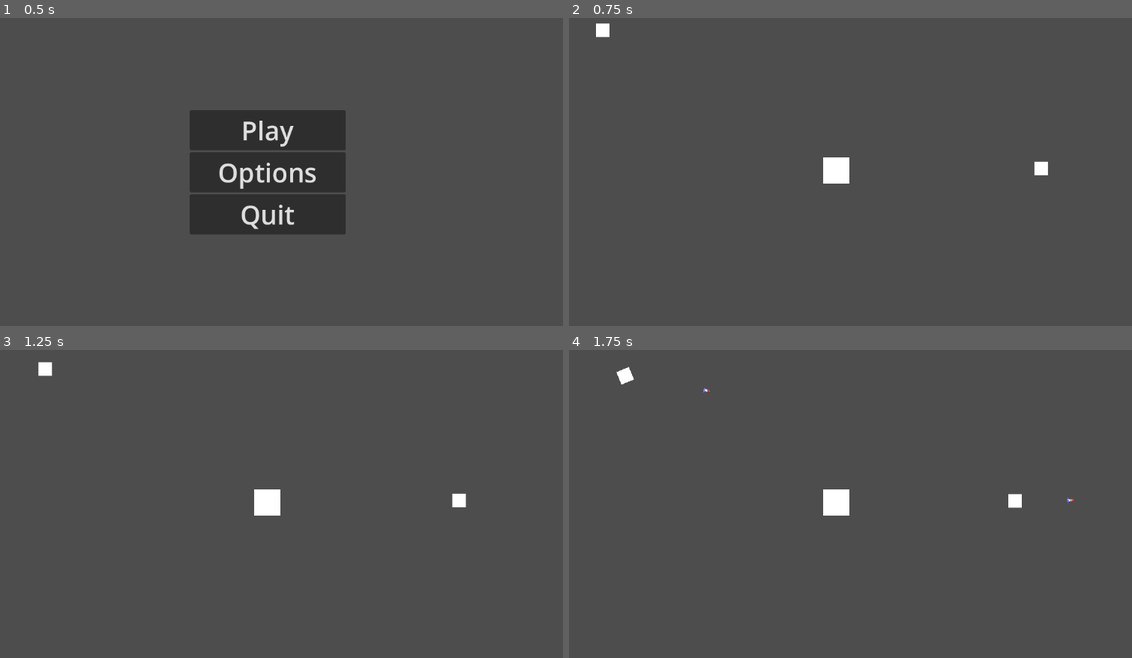
Above: before the commit, frames 1-4 (two rows, left to right).
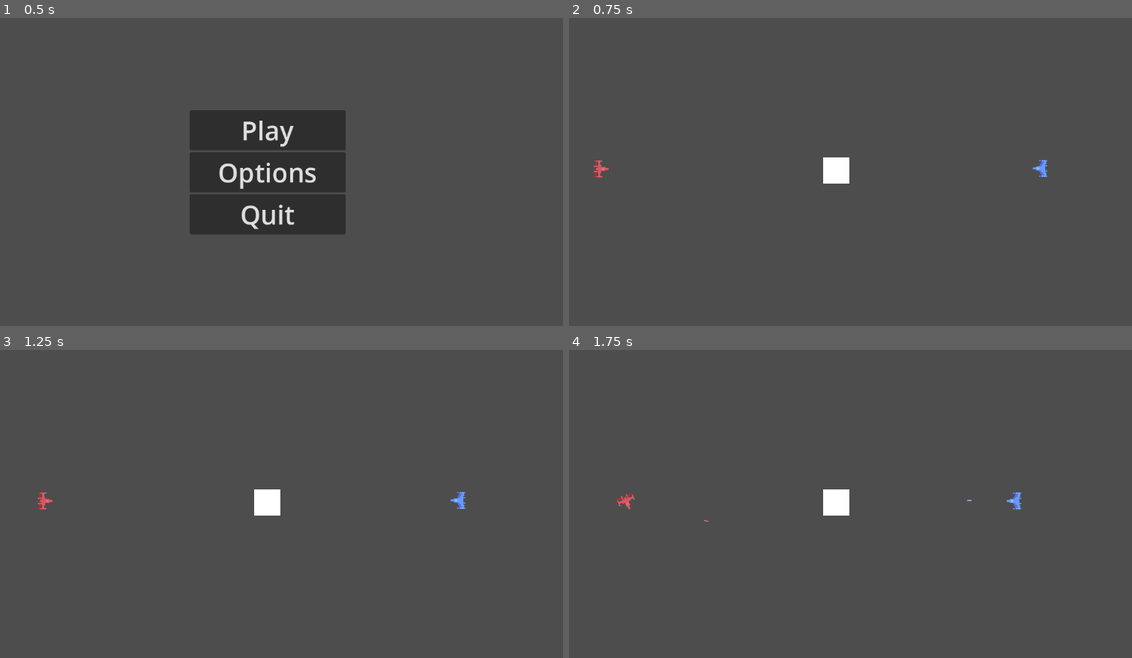
Above: after the commit, the same moments.

Repository: Tarnest/Spacewar-Clone
Game: Godot game, scene res://Main/main.tscn
Same seed, same stepped clock (60 frames per second), same inputs: the game is played once before the commit and once after it.
Inputs:
- Up to frame 1 (0.5 s): no input
- Up to frame 2 (0.75 s): click "Play" at 0.5 s
- Up to frame 3 (1.25 s): no input
- Up to frame 4 (1.75 s): hold D (rotate_right) from 1.28 s (still down); tap Space (shoot) at 1.35 s; tap Shift (shoot2) at 1.55 s

Frame 1 is identical in both runs. In frame 2, 0.3% of the frame differs, in the area x 4-86%, y 1-52%; in frame 3, 0.3%; in frame 4, 0.4%, in the area x 8-90%, y 5-56%.

Commit message:
added ship and bullet sprites

Diff:
--- a/Bullet/bullet.gd
+++ b/Bullet/bullet.gd
@@ -30,9 +30,14 @@
 		position.y = position.y + screen_size.y
 
 
-func start(_position, _rotation):
+func start(_position, _rotation, player_type):
 	position = _position
 	rotation = _rotation
+
+	if player_type == "player1":
+		$AnimatedSprite2D.play("bullet1")
+	if player_type == "player2":
+		$AnimatedSprite2D.play("bullet2")
 
 
 func _on_timer_timeout():
--- a/Bullet/bullet.tscn
+++ b/Bullet/bullet.tscn
@@ -1,29 +1,57 @@
-[gd_scene load_steps=4 format=3 uid="uid://bxsknew7ijsy7"]
+[gd_scene load_steps=7 format=3 uid="uid://bxsknew7ijsy7"]
 
 [ext_resource type="Script" path="res://Bullet/bullet.gd" id="1_05m7k"]
+[ext_resource type="Texture2D" uid="uid://dpmensy1umrkr" path="res://Player/ships_spritesheet_2.png" id="2_bip4o"]
 
-[ext_resource type="Texture2D" uid="uid://bpmranp40rbnw" path="res://Bullet/torpedo.png" id="2_7ctb6"]
+[sub_resource type="AtlasTexture" id="AtlasTexture_pg32r"]
+atlas = ExtResource("2_bip4o")
+region = Rect2(16, 32, 16, 16)
+
+[sub_resource type="AtlasTexture" id="AtlasTexture_tmxks"]
+atlas = ExtResource("2_bip4o")
+region = Rect2(0, 32, 16, 16)
+
+[sub_resource type="SpriteFrames" id="SpriteFrames_g7rbd"]
+animations = [{
+"frames": [{
+"duration": 1.0,
+"texture": SubResource("AtlasTexture_pg32r")
+}],
+"loop": true,
+"name": &"bullet1",
+"speed": 5.0
+}, {
+"frames": [{
+"duration": 1.0,
+"texture": SubResource("AtlasTexture_tmxks")
+}],
+"loop": true,
+"name": &"bullet2",
+"speed": 5.0
+}]
 
 [sub_resource type="RectangleShape2D" id="RectangleShape2D_5lv7r"]
-size = Vector2(14, 6)
+size = Vector2(8, 2)
 
 [node name="Bullet" type="RigidBody2D" groups=["Bullet"]]
 gravity_scale = 0.0
 script = ExtResource("1_05m7k")
 
-[node name="Sprite2D" type="Sprite2D" parent="."]
+[node name="AnimatedSprite2D" type="AnimatedSprite2D" parent="."]
 texture_filter = 1
-position = Vector2(-2.98023e-08, -8.9407e-08)
+position = Vector2(-2, 1)
 rotation = 1.5708
-texture = ExtResource("2_7ctb6")
-metadata/_edit_lock_ = true
+scale = Vector2(2, 2)
+sprite_frames = SubResource("SpriteFrames_g7rbd")
+animation = &"bullet1"
 
 [node name="CollisionShape2D" type="CollisionShape2D" parent="."]
 shape = SubResource("RectangleShape2D_5lv7r")
 metadata/_edit_lock_ = true
 
 [node name="VisibleOnScreenNotifier2D" type="VisibleOnScreenNotifier2D" parent="."]
-scale = Vector2(0.3, 0.1)
+position = Vector2(5.96046e-08, 0)
+scale = Vector2(0.4, 0.1)
 
 [node name="Timer" type="Timer" parent="."]
 wait_time = 1.2
--- a/Game/game.tscn
+++ b/Game/game.tscn
@@ -10,11 +10,13 @@
 [node name="Black Hole" parent="." instance=ExtResource("2_aljg0")]
 
 [node name="Player1" parent="." node_paths=PackedStringArray("black_hole", "game") groups=["Player"] instance=ExtResource("3_1dqky")]
+position = Vector2(114, 321)
 black_hole = NodePath("../Black Hole")
 game = NodePath("..")
 
 [node name="Player2" parent="." node_paths=PackedStringArray("black_hole", "game") groups=["Player"] instance=ExtResource("3_1dqky")]
 position = Vector2(978, 320)
+rotation = 3.14159
 player_type = "player2"
 black_hole = NodePath("../Black Hole")
 game = NodePath("..")
--- a/Player/player.gd
+++ b/Player/player.gd
@@ -23,13 +23,21 @@
 
 func _ready():
 	screen_size = get_viewport().size
-	black_hole_pos = black_hole.position
+	if black_hole != null:
+		black_hole_pos = black_hole.position
+
 
 func _physics_process(delta):
+	if !$AnimatedSprite2D.is_playing() && player_type == "player1":
+		$AnimatedSprite2D.play("idle1")
+	if !$AnimatedSprite2D.is_playing() && player_type == "player2":
+		$AnimatedSprite2D.play("idle2")
+
 	direction = Vector2.ZERO
 
 	if Input.is_action_pressed("thrust_forward") && player_type == "player1":
 		direction = Vector2(cos(rotation), sin(rotation))
+		$AnimatedSprite2D.play("thrust_forward1")
 	if Input.is_action_pressed("rotate_left") && player_type == "player1":
 		rotation -= rotation_speed * delta
 	if Input.is_action_pressed("rotate_right") && player_type == "player1":
@@ -39,12 +47,16 @@
 
 	if Input.is_action_pressed("thrust_forward2") && player_type == "player2":
 		direction = Vector2(cos(rotation), sin(rotation))
+		$AnimatedSprite2D.play("thrust_forward2")
 	if Input.is_action_pressed("rotate_left2") && player_type == "player2":
 		rotation -= rotation_speed * delta
 	if Input.is_action_pressed("rotate_right2") && player_type == "player2":
 		rotation += rotation_speed * delta
 	if Input.is_action_just_pressed("shoot2") && player_type == "player2":
 		shoot()
+
+	if Input.is_action_just_released("thrust_forward") || Input.is_action_just_released("thrust_forward2"):
+		$AnimatedSprite2D.stop()
 
 	velocity = velocity.lerp(direction * speed, accel * delta)
 
@@ -54,12 +66,13 @@
 			queue_free()
 			hit_player.emit()
 
-	var gravity = position.direction_to(black_hole_pos) * gravity_speed
-	var gravity_collision = move_and_collide(gravity * delta)
-	if gravity_collision:
-		if gravity_collision.get_collider() == black_hole:
-			queue_free()
-			hit.emit()
+	if black_hole != null:
+		var gravity = position.direction_to(black_hole_pos) * gravity_speed
+		var gravity_collision = move_and_collide(gravity * delta)
+		if gravity_collision:
+			if gravity_collision.get_collider() == black_hole:
+				queue_free()
+				hit.emit()
 
 
 func _on_visible_on_screen_notifier_2d_screen_exited():
@@ -77,8 +90,11 @@
 func shoot():
 	# TODO: create a bullet delay
 	var b = bullet.instantiate()
-	b.start(global_position + Vector2(30, 0).rotated(rotation), rotation)
-	game.add_child(b)
+	b.start(global_position + Vector2(30, 0).rotated(rotation), rotation, player_type)
+	if game != null:
+		game.add_child(b)
+	else:
+		get_tree().root.add_child(b)
 
 
 func on_hit():
--- a/Player/player.tscn
+++ b/Player/player.tscn
@@ -1,31 +1,114 @@
-[gd_scene load_steps=5 format=3 uid="uid://cfhe4mr21vj46"]
+[gd_scene load_steps=14 format=3 uid="uid://cfhe4mr21vj46"]
 
 [ext_resource type="Script" path="res://Player/player.gd" id="1_d0281"]
 [ext_resource type="PackedScene" uid="uid://bxsknew7ijsy7" path="res://Bullet/bullet.tscn" id="2_r2jr8"]
+[ext_resource type="Texture2D" uid="uid://dpmensy1umrkr" path="res://Player/ships_spritesheet_2.png" id="3_p1q0t"]
 
-[sub_resource type="CanvasTexture" id="CanvasTexture_lo2ts"]
+[sub_resource type="AtlasTexture" id="AtlasTexture_uvkb7"]
+atlas = ExtResource("3_p1q0t")
+region = Rect2(0, 0, 16, 16)
+
+[sub_resource type="AtlasTexture" id="AtlasTexture_nb7r8"]
+atlas = ExtResource("3_p1q0t")
+region = Rect2(0, 16, 16, 16)
+
+[sub_resource type="AtlasTexture" id="AtlasTexture_aqktb"]
+atlas = ExtResource("3_p1q0t")
+region = Rect2(16, 0, 16, 16)
+
+[sub_resource type="AtlasTexture" id="AtlasTexture_nlsw7"]
+atlas = ExtResource("3_p1q0t")
+region = Rect2(32, 0, 16, 16)
+
+[sub_resource type="AtlasTexture" id="AtlasTexture_3rjf4"]
+atlas = ExtResource("3_p1q0t")
+region = Rect2(48, 0, 16, 16)
+
+[sub_resource type="AtlasTexture" id="AtlasTexture_5x1gl"]
+atlas = ExtResource("3_p1q0t")
+region = Rect2(16, 16, 16, 16)
+
+[sub_resource type="AtlasTexture" id="AtlasTexture_4twho"]
+atlas = ExtResource("3_p1q0t")
+region = Rect2(32, 16, 16, 16)
+
+[sub_resource type="AtlasTexture" id="AtlasTexture_hocog"]
+atlas = ExtResource("3_p1q0t")
+region = Rect2(48, 16, 16, 16)
+
+[sub_resource type="SpriteFrames" id="SpriteFrames_r058q"]
+animations = [{
+"frames": [{
+"duration": 1.0,
+"texture": SubResource("AtlasTexture_uvkb7")
+}],
+"loop": true,
+"name": &"idle1",
+"speed": 5.0
+}, {
+"frames": [{
+"duration": 1.0,
+"texture": SubResource("AtlasTexture_nb7r8")
+}],
+"loop": true,
+"name": &"idle2",
+"speed": 5.0
+}, {
+"frames": [{
+"duration": 1.0,
+"texture": SubResource("AtlasTexture_aqktb")
+}, {
+"duration": 1.0,
+"texture": SubResource("AtlasTexture_nlsw7")
+}, {
+"duration": 1.0,
+"texture": SubResource("AtlasTexture_3rjf4")
+}],
+"loop": true,
+"name": &"thrust_forward1",
+"speed": 5.0
+}, {
+"frames": [{
+"duration": 1.0,
+"texture": SubResource("AtlasTexture_5x1gl")
+}, {
+"duration": 1.0,
+"texture": SubResource("AtlasTexture_4twho")
+}, {
+"duration": 1.0,
+"texture": SubResource("AtlasTexture_hocog")
+}],
+"loop": true,
+"name": &"thrust_forward2",
+"speed": 5.0
+}]
 
 [sub_resource type="RectangleShape2D" id="RectangleShape2D_c1uqw"]
-size = Vector2(26, 26)
+size = Vector2(28, 32)
 
 [node name="Player" type="CharacterBody2D"]
-position = Vector2(120, 50)
+position = Vector2(144, 57)
 motion_mode = 1
 script = ExtResource("1_d0281")
 bullet = ExtResource("2_r2jr8")
 
-[node name="Sprite2D" type="Sprite2D" parent="."]
-position = Vector2(-3.63588e-06, 9.83477e-07)
-scale = Vector2(26, 26)
-texture = SubResource("CanvasTexture_lo2ts")
+[node name="AnimatedSprite2D" type="AnimatedSprite2D" parent="."]
+texture_filter = 1
+rotation = 1.5708
+scale = Vector2(2, 2)
+sprite_frames = SubResource("SpriteFrames_r058q")
+animation = &"thrust_forward1"
+frame_progress = 0.521721
 metadata/_edit_lock_ = true
 
 [node name="CollisionShape2D" type="CollisionShape2D" parent="."]
+position = Vector2(2, 0)
 shape = SubResource("RectangleShape2D_c1uqw")
 metadata/_edit_lock_ = true
 
 [node name="VisibleOnScreenNotifier2D" type="VisibleOnScreenNotifier2D" parent="."]
-position = Vector2(-1.19209e-07, 1.19209e-07)
-scale = Vector2(1.3, 1.3)
+position = Vector2(1, 1.19209e-07)
+scale = Vector2(1.5, 1.3)
+metadata/_edit_lock_ = true
 
 [connection signal="screen_exited" from="VisibleOnScreenNotifier2D" to="." method="_on_visible_on_screen_notifier_2d_screen_exited"]
Binary file removed: Bullet/torpedo.png
Binary file added: Player/ships_spritesheet_2.png
Not shown, changed: Player/ships_spritesheet_2.png.import
